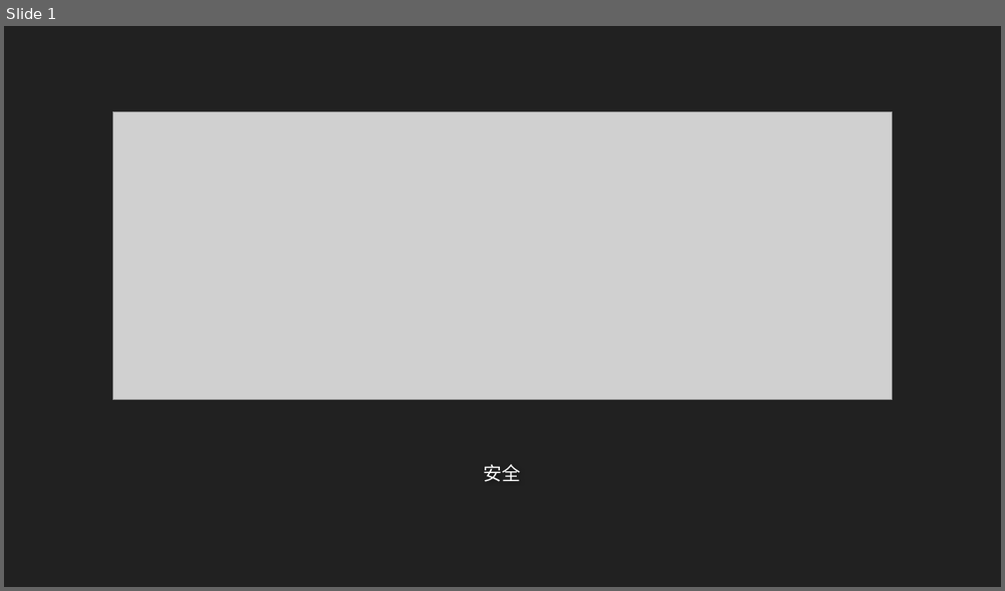
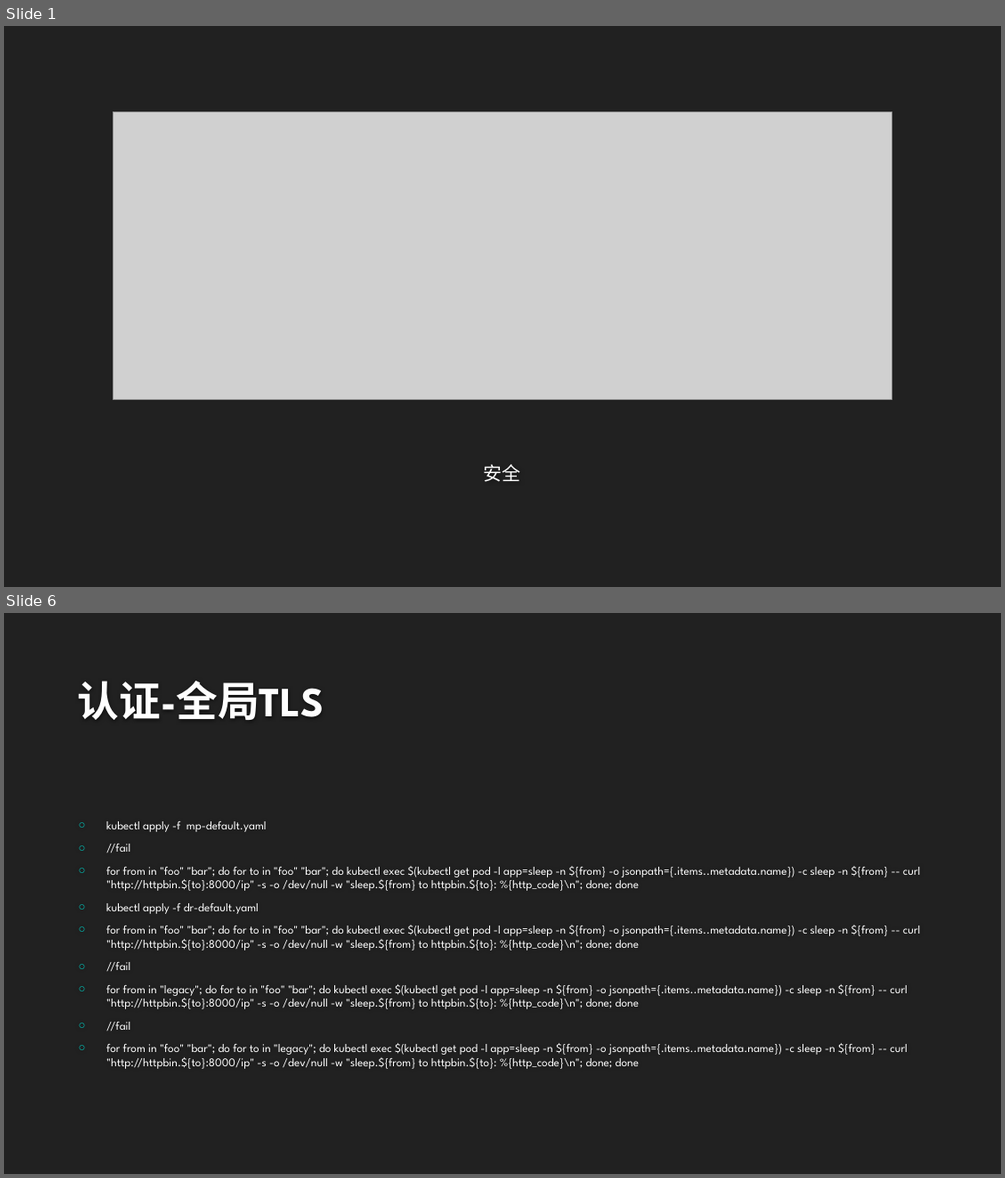
Before and after one commit to airuitian/CloudNative, a slide deck: servicemesh/mesh005.pptx. Shown one above the other, each under a label of ours: slide 1 before the commit, slides 1 and 6 after it; the slides between them are not shown. The pictures are 1005x591 and 1005x1178 pixels, drawn with LibreOffice and Linux fonts; fonts in the diff are those of the drawing; grey boxes stand for pictures; background and template pictures are left out. Boxes give left, top, right and bottom in pixels: in the first picture for what was removed or moved away, otherwise in the second. Text is boxed around its words. In the diff, an @@ line names an element or a change of style, - is before the commit and + after.

```diff
--- a/servicemesh/mesh005.pptx
+++ b/servicemesh/mesh005.pptx
@@ slide 6 added at (4,613,1001,1174), background #212121 @@
@@ title added at (78,681,324,720), 40 pt, text #FEFEFE, bold @@
+认证-全局TLS
@@ text added at (106,821,920,1069), 11.2 pt, text #FFFFFF @@
+○ kubectl apply -f mp-default.yaml
+○ //fail
+○ for from in "foo" "bar"; do for to in "foo" "bar"; do kubectl exec $(kubectl get pod -l app=sleep -n ${from} -o jsonpath={.items..metadata.name}) -c sleep -n ${from} -- curl "http://httpbin.${to}:8000/ip" -s -o /dev/null -w "sleep.${from} to httpbin.${to}: %{http_code}\n"; done; done
+○ kubectl apply -f dr-default.yaml
+○ for from in "foo" "bar"; do for to in "foo" "bar"; do kubectl exec $(kubectl get pod -l app=sleep -n ${from} -o jsonpath={.items..metadata.name}) -c sleep -n ${from} -- curl "http://httpbin.${to}:8000/ip" -s -o /dev/null -w "sleep.${from} to httpbin.${to}: %{http_code}\n"; done; done
+○ //fail
+○ for from in "legacy"; do for to in "foo" "bar"; do kubectl exec $(kubectl get pod -l app=sleep -n ${from} -o jsonpath={.items..metadata.name}) -c sleep -n ${from} -- curl "http://httpbin.${to}:8000/ip" -s -o /dev/null -w "sleep.${from} to httpbin.${to}: %{http_code}\n"; done; done
+○ //fail
+○ for from in "foo" "bar"; do for to in "legacy"; do kubectl exec $(kubectl get pod -l app=sleep -n ${from} -o jsonpath={.items..metadata.name}) -c sleep -n ${from} -- curl "http://httpbin.${to}:8000/ip" -s -o /dev/null -w "sleep.${from} to httpbin.${to}: %{http_code}\n"; done; done
```
Also in this commit, not shown: 23 other slides added, 24 other files.
